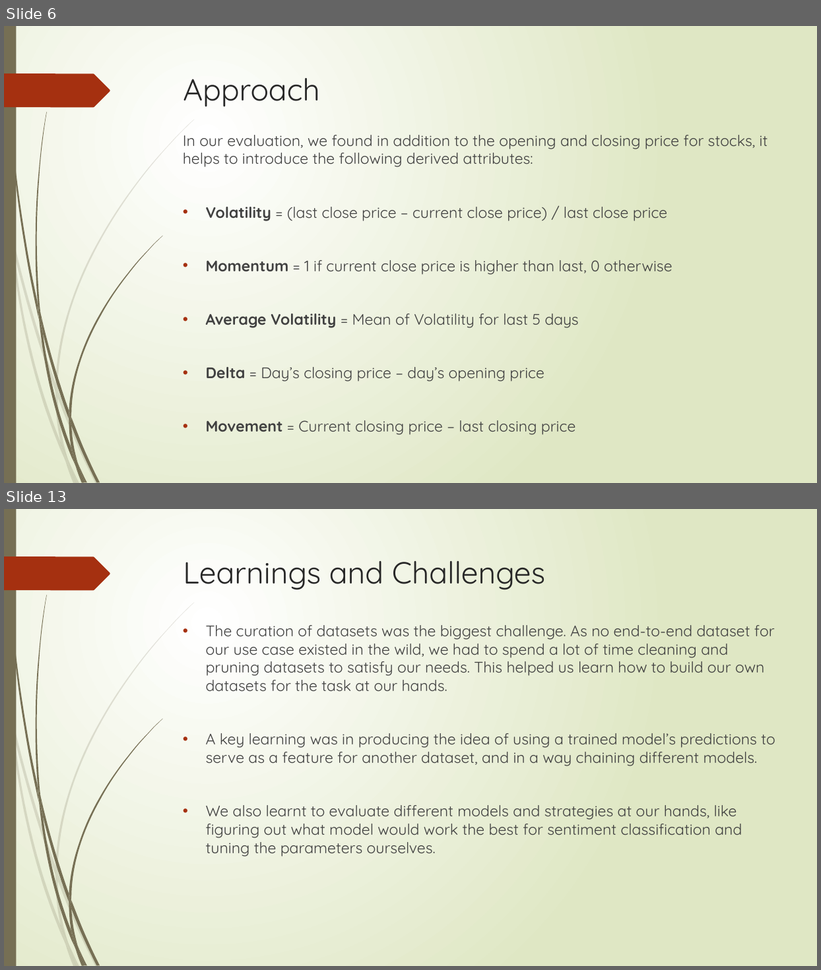
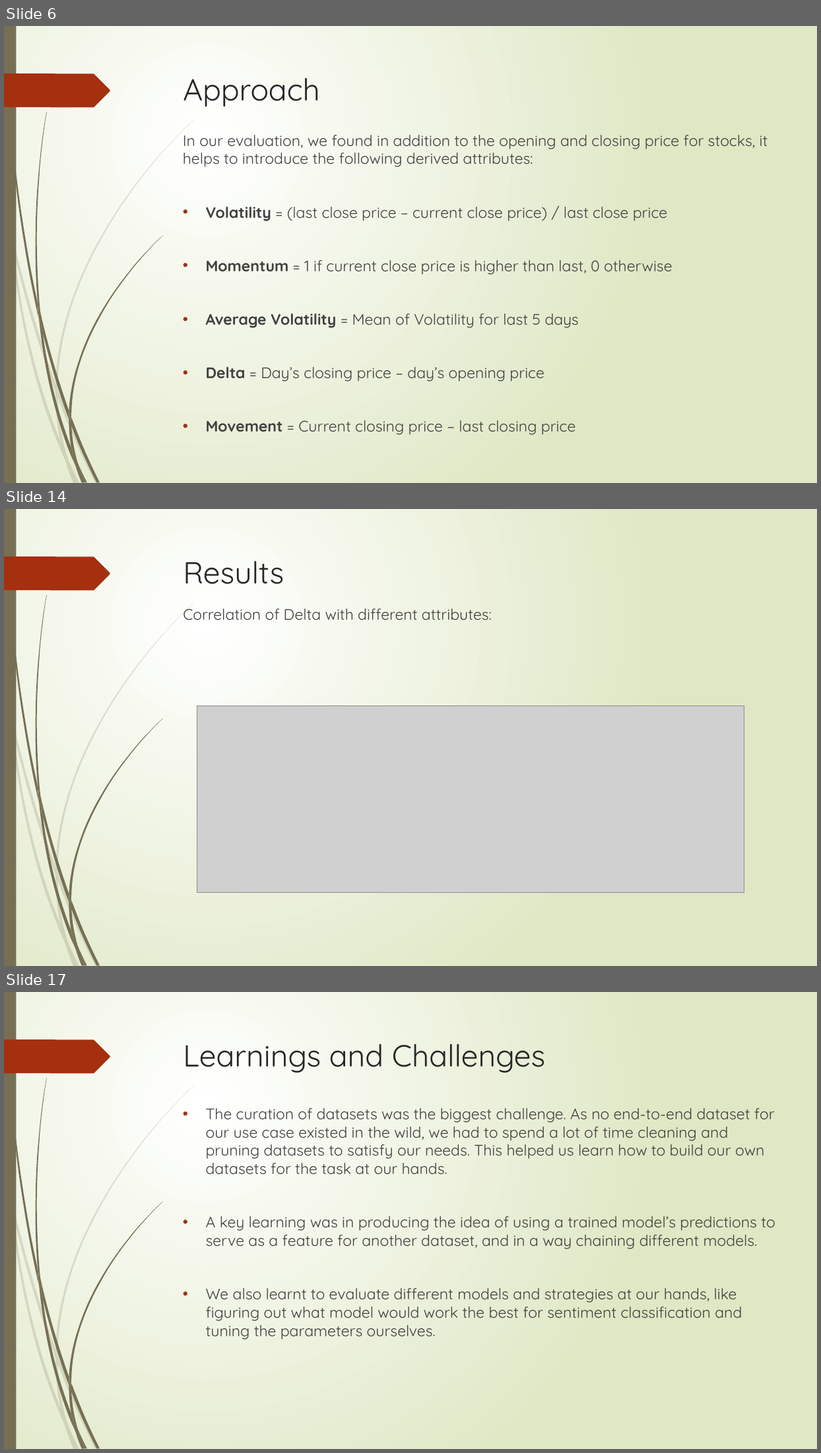
Before and after one commit to shobhitv-builds/nlp-proj, a slide deck: reports/NLP Stock Prediction.pptx. Shown one above the other, each under a label of ours: slides 6 and 13 before the commit, slides 6, 14 and 17 after it; the slides between them are not shown. The pictures are 821x970 and 821x1453 pixels, drawn with LibreOffice and Linux fonts; fonts in the diff are those of the drawing; grey boxes stand for pictures. Boxes give left, top, right and bottom in pixels: in the first picture for what was removed or moved away, otherwise in the second. Text is boxed around its words. In the diff, an @@ line names an element or a change of style, - is before the commit and + after.

```diff
--- a/reports/NLP Stock Prediction.pptx
+++ b/reports/NLP Stock Prediction.pptx
@@ slide 14 added at bbox=[4, 509, 817, 966], background gradient #FFFFFF to #DFE8C4; not listed: 24 template elements that a slide beside it also shows @@
@@ title added at bbox=[183, 561, 284, 584], 36 pt, text #262626 @@
+Results
@@ text added at bbox=[183, 609, 492, 621], 18 pt, text #404040 @@
+Correlation of Delta with different attributes:
@@ picture added at bbox=[197, 706, 745, 892] @@
@@ what was slide 13 is now slide 17 @@
```
Also in this commit, not shown: 7 slides changed, 3 other slides added.
